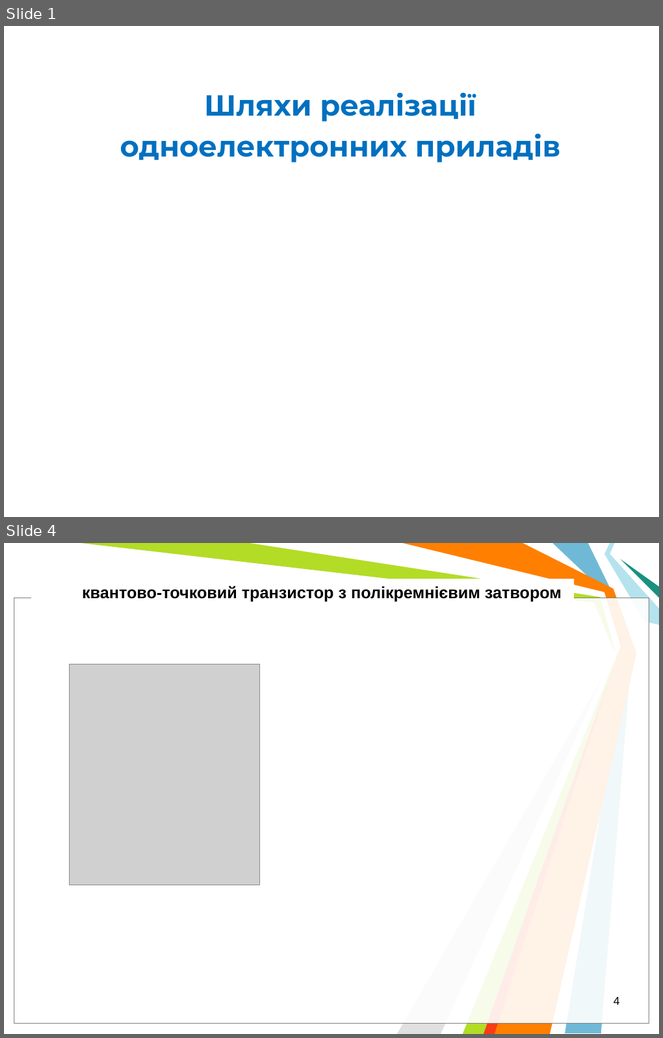
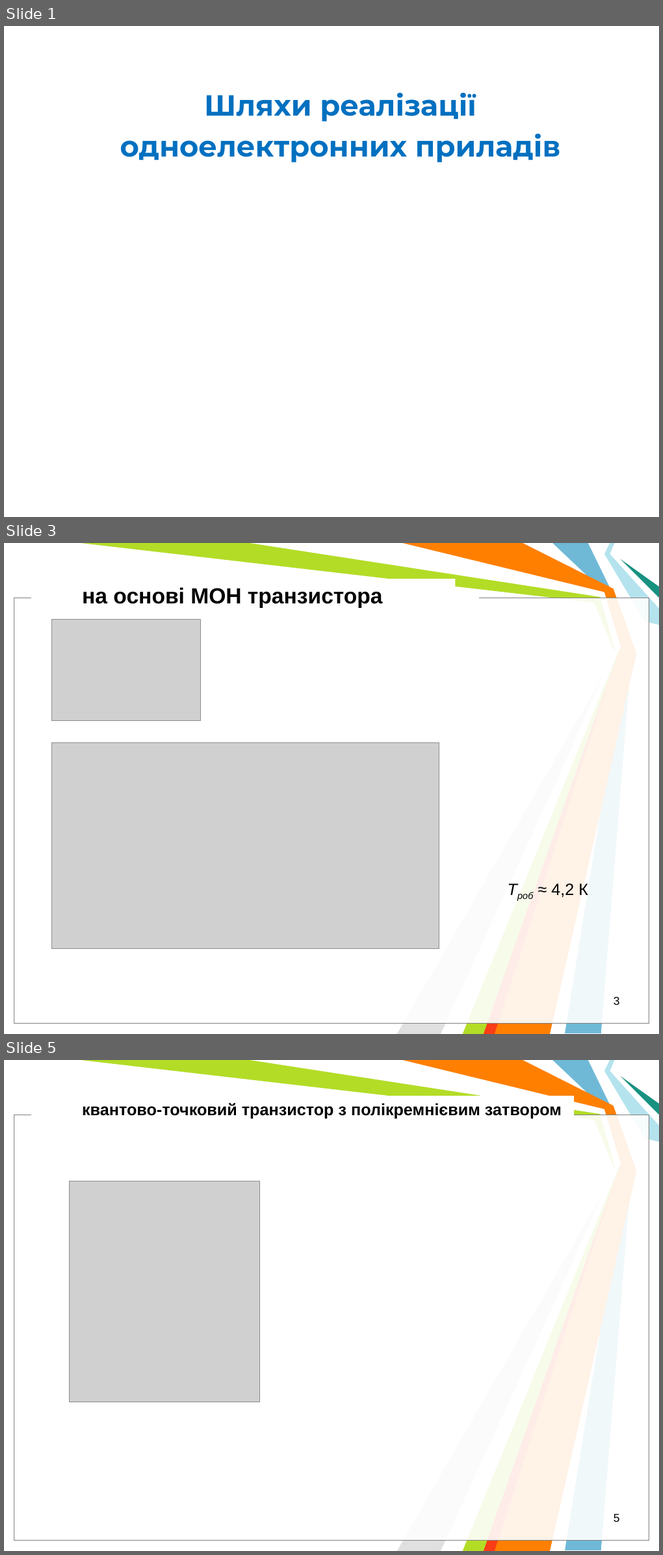
Before and after one commit to l432/NMK, a slide deck: Lecture/Nanoelectronika/Present/NanoelectronV3.ppt. Shown one above the other, each under a label of ours: slides 1 and 4 before the commit, slides 1, 3 and 5 after it; the slides between them are not shown. The pictures are 663x1038 and 663x1555 pixels, drawn with LibreOffice and Linux fonts; fonts in the diff are those of the drawing; grey boxes stand for pictures; background and template pictures are left out. Boxes give left, top, right and bottom in pixels: in the first picture for what was removed or moved away, otherwise in the second. Text is boxed around its words. In the diff, an @@ line names an element or a change of style, - is before the commit and + after.

```diff
--- a/Lecture/Nanoelectronika/Present/NanoelectronV3.ppt
+++ b/Lecture/Nanoelectronika/Present/NanoelectronV3.ppt
@@ slide 3 added at [4,543,659,1034], background #FFFFFF; not listed: 11 template elements that a slide beside it also shows @@
@@ text added at [82,587,383,608], 24 pt, text #000000, bold @@
+на основі МОН транзистора
@@ picture added at [52,619,200,720] @@
@@ picture added at [52,743,439,949] @@
@@ text added at [551,884,588,898], 18 pt, text #000000 @@
+Троб ≈ 4,2 К
@@ page number added at [614,997,620,1005], 12.5 pt, text #000000 @@
+3
@@ what was slide 4 is now slide 5 @@
@@ page number at [614,1514,620,1522]: text changed @@
-4
+5
```
Also in this commit, not shown: 2 slides changed, 3 other files.
